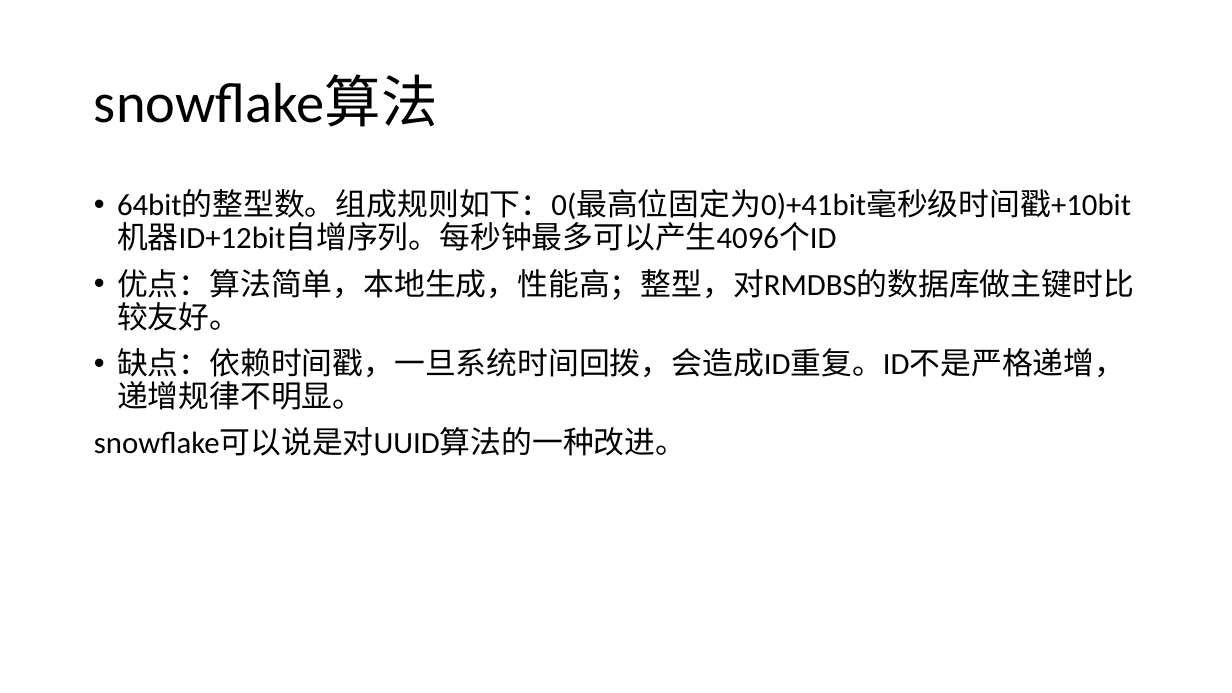
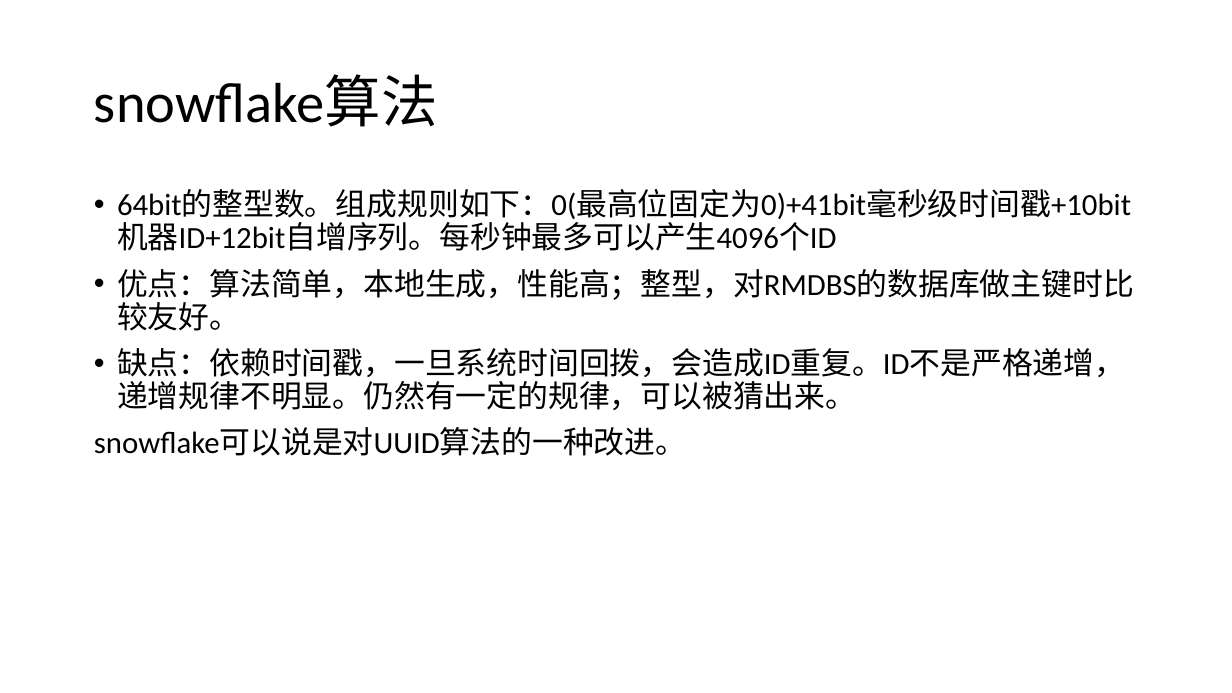
Before and after one commit to djpan0303/tech_paper, a slide deck: slide 4 of 全局唯一ID生成器.pptx. Drawn at 1232x693 pixels with LibreOffice and Linux fonts; fonts in the diff are those of the drawing. Boxes give left, top, right and bottom in pixels: in the first picture for what was removed or moved away, otherwise in the second. Text is boxed around its words. In the diff, an @@ line names an element or a change of style, - is before the commit and + after.

```diff
--- a/全局唯一ID生成器.pptx
+++ b/全局唯一ID生成器.pptx
@@ text at [117, 348, 1125, 410]: text changed @@
-• 缺点：依赖时间戳，一旦系统时间回拨，会造成ID重复。ID不是严格递增，递增规律不明显。
+• 缺点：依赖时间戳，一旦系统时间回拨，会造成ID重复。ID不是严格递增，递增规律不明显。仍然有一定的规律，可以被猜出来。
```
Also in this commit, not shown: 1 other slide changed.
